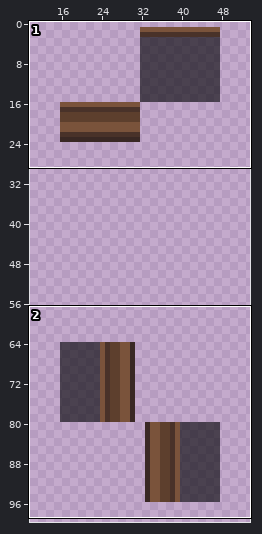
One commit to this sprite sheet: Resources/Textures/_CP14/Structures/Roof/wooden.rsi/roof1.png. The first picture is a wide view before the edit; the outline marks the close-up.
Close-up. As it was:
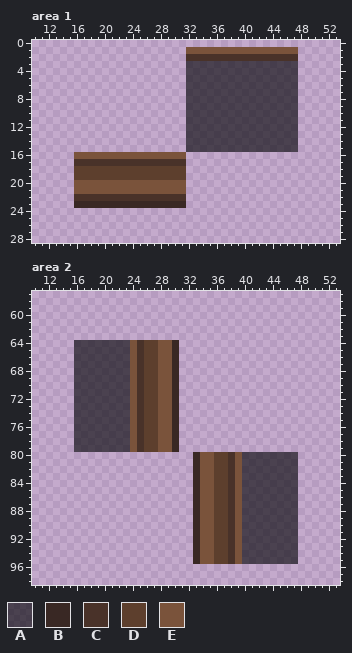
The file is 64x128 pixels. Shown: area 1: x 10..53, y 0..28; area 2: x 10..53, y 57..98. The wide view leaves out empty margins.
Palette (. is transparent): A #060709a2  B #392824  C #493229  D #5d3f2d  E #7a533b
After the commit:
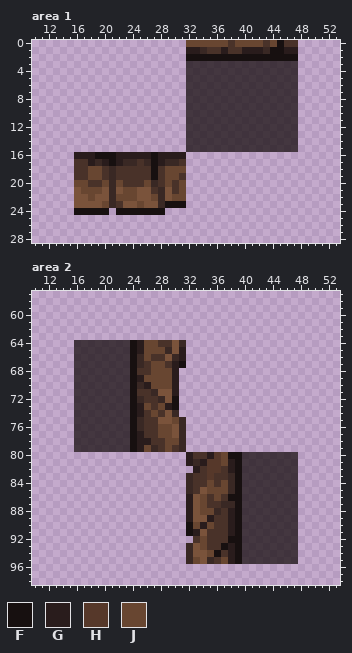
Colours new in this view: F #171010  G #291c1c  H #56382a  J #684631
Difference:
colour A: #060709a2 -> #120a0ab8
Changed rows in their new state; - is a pixel that keeps its letter.
Area 1:
first column x 32:
 0 JJJJJJCJJJJCJFCC
 1 GGBCCGCCGGGBFFGG
 2 FFFFFFFFFFFFFFFF
first column x 16:
16 GGGFFFGGGGGFGGGG
17 --GBGFGBB-BFGBB-
18 CCJJCBCCCCCFCJJJ
19 CCJJCBCCCCCFCJJC
20 JJCCJBJCCCJBCJCJ
21 -JJJ-B-JJ--CB-CJ
22 EEJEEBJJJEEJBEJJ
23 EEEEJ-CEEJEE-FFF
24 FFFFF-FFFFFFF---
Area 2:
first column x 24:
64 FGJJCCEB--------
65 FGJJJBEG--------
66 FBJCC--G--------
67 FBCJJCGF--------
68 F-CJJJG---------
69 FGJJJJG---------
70 FBGJJJG---------
71 F-CB--G---------
72 FBCCB-F---------
73 FGJCJGF---------
74 FGCJC-----------
75 FBCC--JB--------
76 FBCCJJEB--------
77 FGCCJJEB--------
78 FGGCCJJB--------
79 FGJBCJCB--------
80 --------GCCGHJFF
81 --------G-GHHJGF
82 ---------GCHHCGF
83 --------BCCHCCBF
84 --------BCCJCJBF
85 --------BC-JJJBF
86 --------GEJCJCFF
87 --------GEJCCBBF
88 --------GEJJBCGF
89 --------GE-GCCGF
90 --------FJGJCCGF
91 --------FG-CCCGF
92 ---------CJCCCFF
93 --------BEJCCFGF
94 --------BE-JFCGF
95 --------BJ-BCJGF
Pixel boxes of the changes (left, top, right, bottom) in both close-ups:
changed: (74, 40, 298, 215)
changed: (74, 340, 298, 564)
